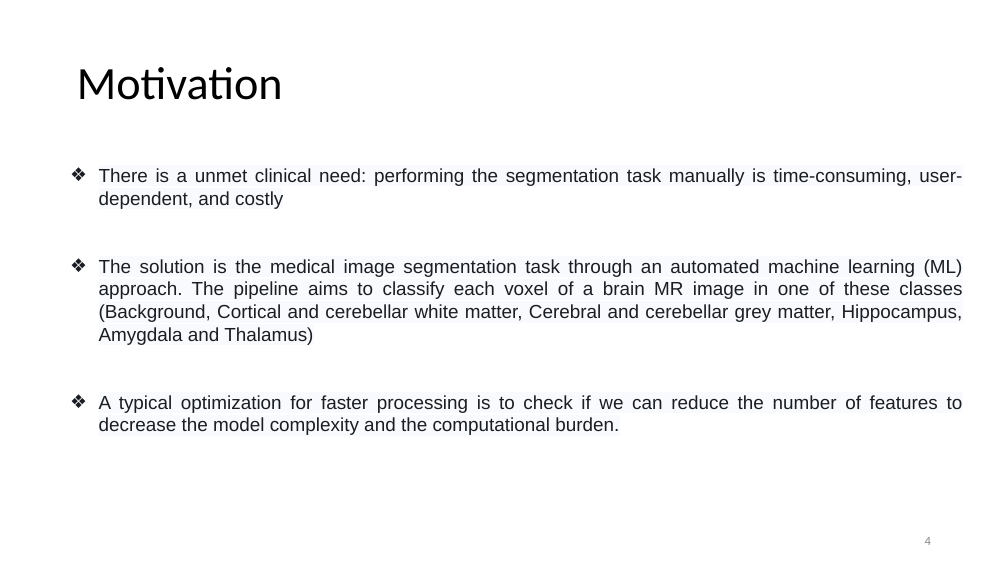
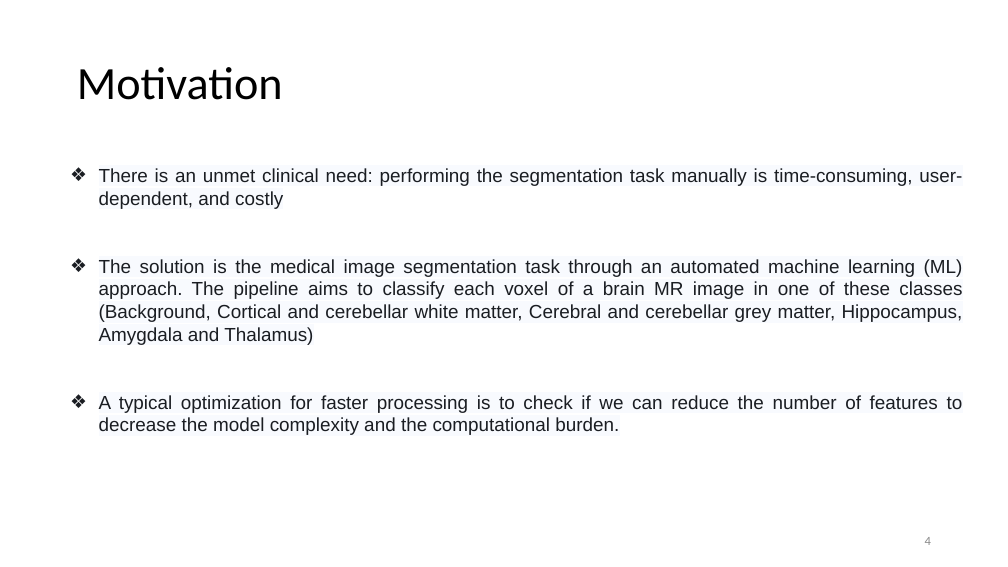
Before and after one commit to zejunyan/mialab, a slide deck: slide 4 of .github/workflows/Group 6 mialab-presentation.pptx. Drawn at 1008x567 pixels with LibreOffice and Linux fonts; fonts in the diff are those of the drawing; background and template pictures are left out. Boxes give left, top, right and bottom in pixels: in the first picture for what was removed or moved away, otherwise in the second. Text is boxed around its words. In the diff, an @@ line names an element or a change of style, - is before the commit and + after.

```diff
--- a/.github/workflows/Group 6 mialab-presentation.pptx
+++ b/.github/workflows/Group 6 mialab-presentation.pptx
@@ text at <box>99,168,962,209</box>: text changed @@
-❖ There is a unmet clinical need: performing the segmentation task manually is time-consuming, user-dependent, and costly
+❖ There is an unmet clinical need: performing the segmentation task manually is time-consuming, user-dependent, and costly
```
Also in this commit, not shown: 4 other slides changed, 3 slides added, 4 slides removed.
